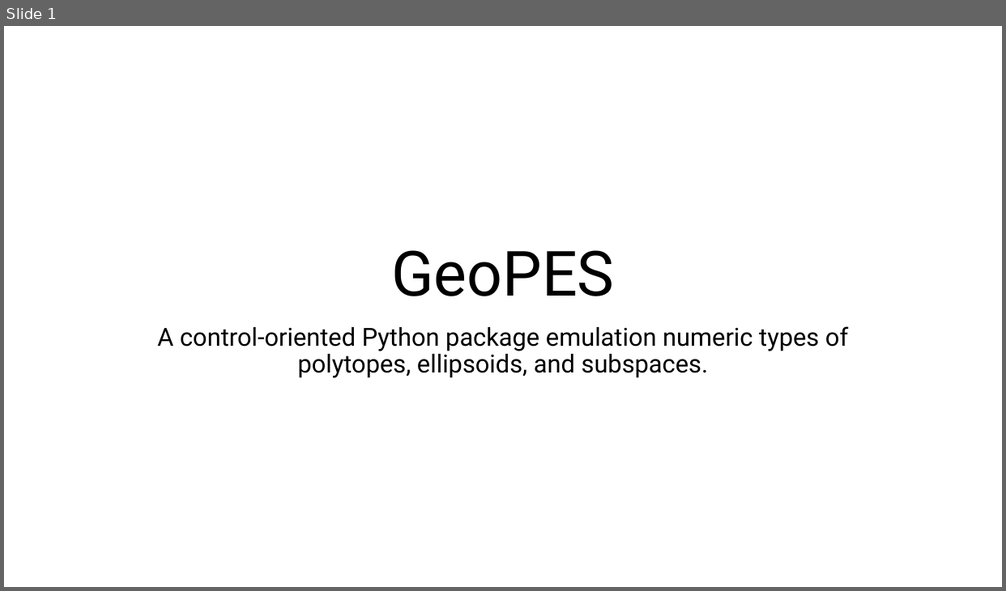
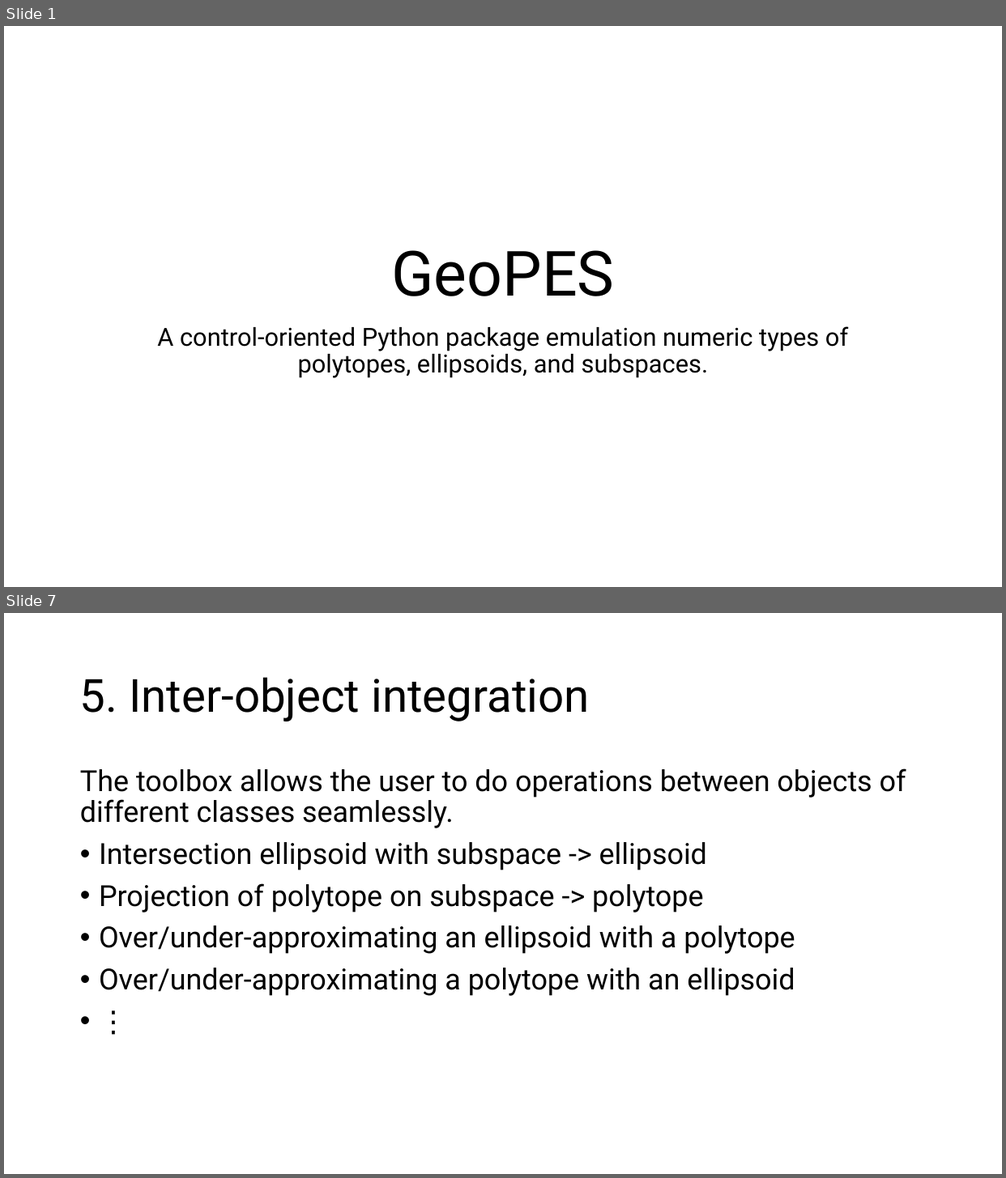
Before and after one commit to bwolleswinkel/geopes, a slide deck: presentation.pptx. Shown one above the other, each under a label of ours: slide 1 before the commit, slides 1 and 7 after it; the slides between them are not shown. The pictures are 1006x591 and 1006x1178 pixels, drawn with LibreOffice and Linux fonts; fonts in the diff are those of the drawing. Boxes give left, top, right and bottom in pixels: in the first picture for what was removed or moved away, otherwise in the second. Text is boxed around its words. In the diff, an @@ line names an element or a change of style, - is before the commit and + after.

```diff
--- a/presentation.pptx
+++ b/presentation.pptx
@@ slide 7 added at (4,613,1002,1174), background #FFFFFF @@
@@ title added at (80,677,589,722), 44 pt, text #000000 @@
+5. Inter-object integration
@@ text added at (80,769,906,996), 28 pt, text #000000 @@
+The toolbox allows the user to do operations between objects of different classes seamlessly.
+• Intersection ellipsoid with subspace -> ellipsoid
+• Projection of polytope on subspace -> polytope
+• Over/under-approximating an ellipsoid with a polytope
+• Over/under-approximating a polytope with an ellipsoid
+• ⋮
```
Also in this commit, not shown: 2 slides changed, 4 other slides added, 1 other file.
